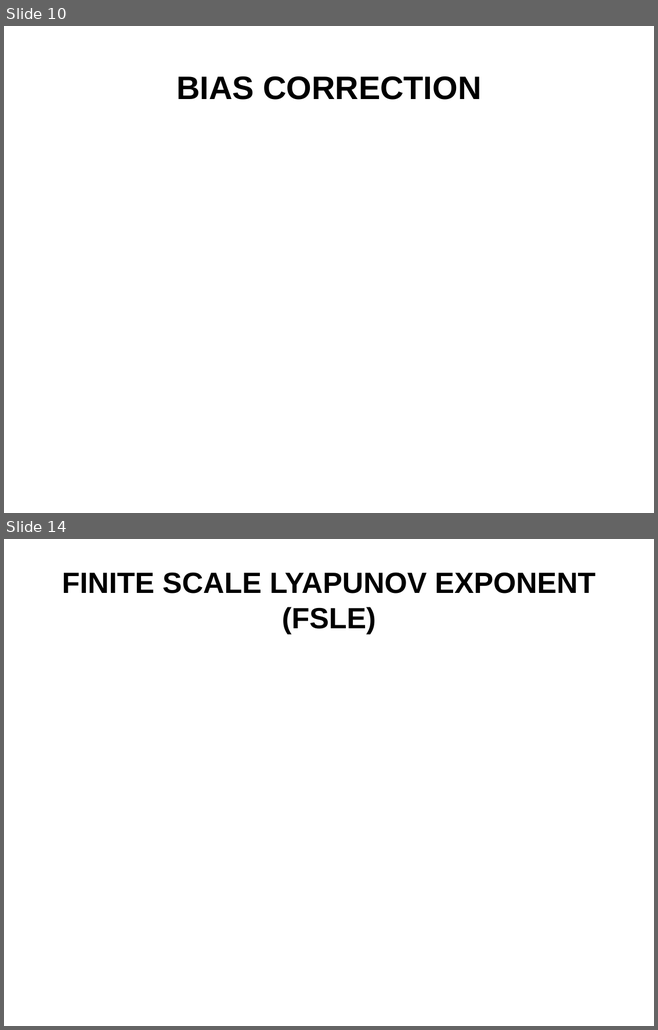
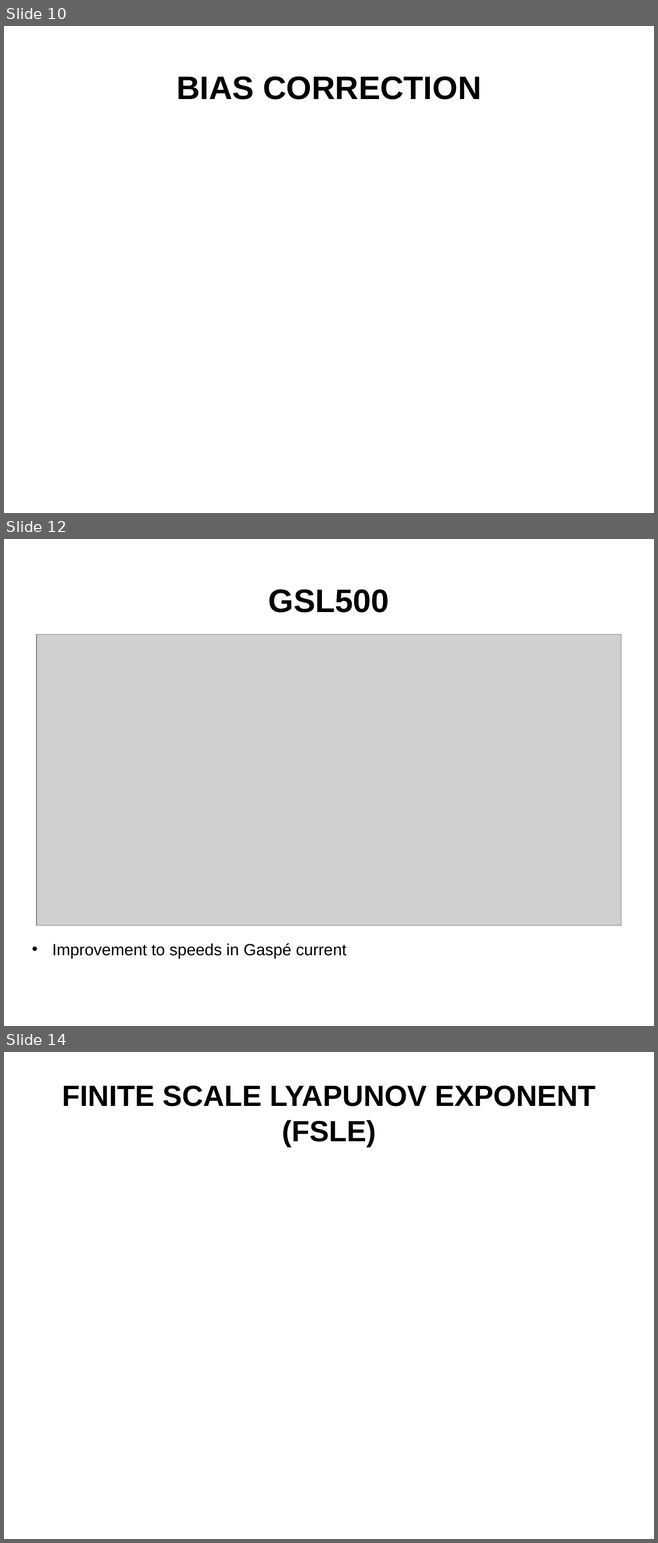
Before and after one commit to nsoontie/velocity-error, a slide deck: presentations/MOI-CONCEPTS-2021/Soontiens_Sutherland_drift_DFO-MOI.pptx. Shown one above the other, each under a label of ours: slides 10 and 14 before the commit, slides 10, 12 and 14 after it; the slides between them are not shown. The pictures are 658x1030 and 658x1543 pixels, drawn with LibreOffice and Linux fonts; fonts in the diff are those of the drawing; grey boxes stand for pictures; background and template pictures are left out. Boxes give left, top, right and bottom in pixels: in the first picture for what was removed or moved away, otherwise in the second. Text is boxed around its words. In the diff, an @@ line names an element or a change of style, - is before the commit and + after.

Commit message:
Added some text to map slides

```diff
--- a/presentations/MOI-CONCEPTS-2021/Soontiens_Sutherland_drift_DFO-MOI.pptx
+++ b/presentations/MOI-CONCEPTS-2021/Soontiens_Sutherland_drift_DFO-MOI.pptx
@@ slide 12 added at [4, 539, 654, 1026], background picture (left out) @@
@@ title added at [268, 589, 389, 613], 36 pt, text #000000, bold @@
+GSL500
@@ picture added at [36, 635, 621, 925] @@
@@ text added at [52, 943, 346, 958], 18 pt, text #000000 @@
+• Improvement to speeds in Gaspé current
```
Also in this commit, not shown: 1 slide changed, 1 other slide added, 2 slides removed.
